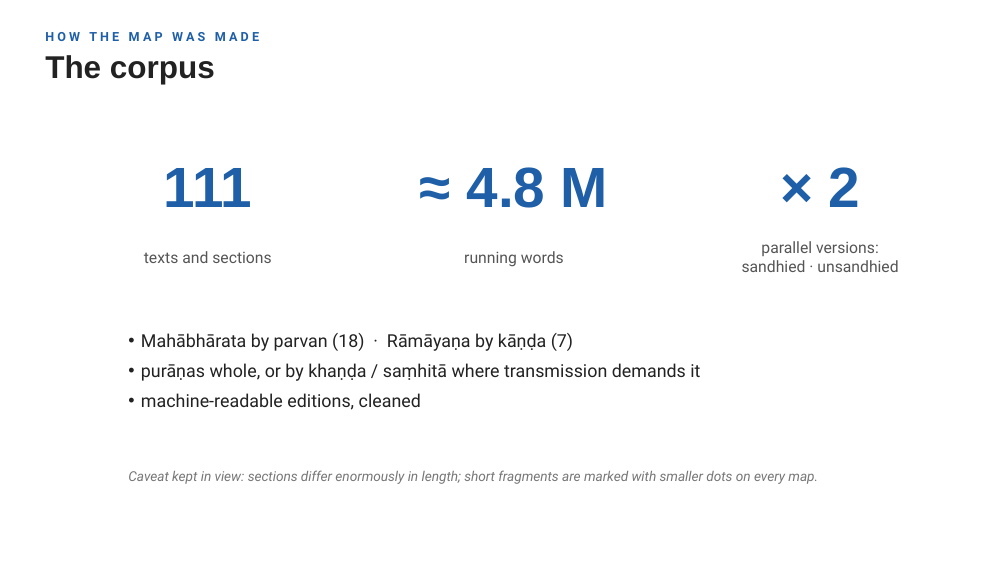
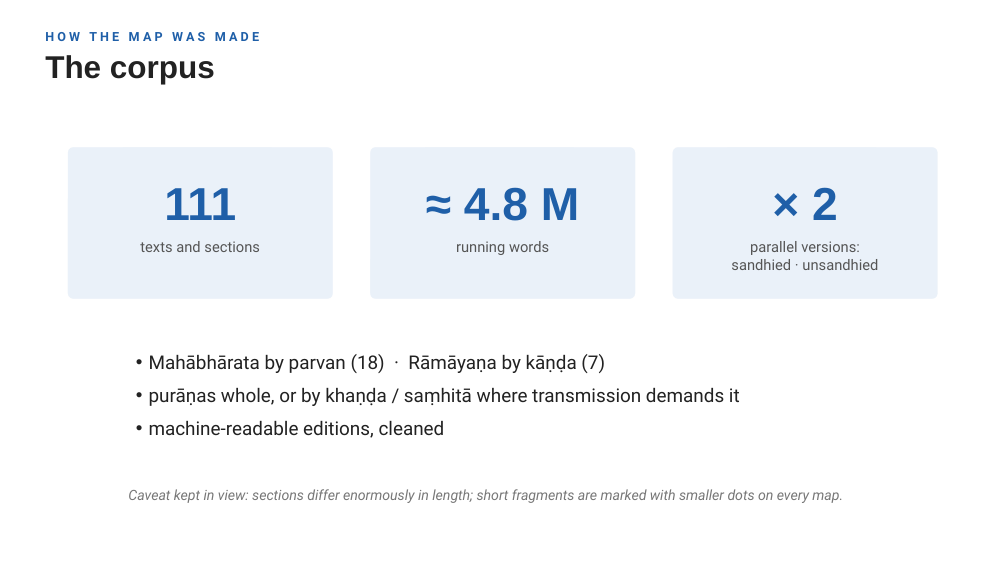
Before and after one commit to kengoharimoto/stylometry-experiments, a slide deck: slide 5 of materials/presentation_2026/chronology_stratification.pptx. Drawn at 1008x567 pixels with LibreOffice and Linux fonts; fonts in the diff are those of the drawing. Boxes give left, top, right and bottom in pixels: in the first picture for what was removed or moved away, otherwise in the second. Text is boxed around its words. In the diff, an @@ line names an element or a change of style, - is before the commit and + after.

```diff
--- a/materials/presentation_2026/chronology_stratification.pptx
+++ b/materials/presentation_2026/chronology_stratification.pptx
@@ rounded rectangle added at (x1=68, y1=147, x2=333, y2=299), fill #EAF1F9, outline #EAF1F9 0.25 pt @@
@@ rounded rectangle added at (x1=371, y1=147, x2=635, y2=299), fill #EAF1F9, outline #EAF1F9 0.25 pt @@
@@ rounded rectangle added at (x1=673, y1=147, x2=938, y2=299), fill #EAF1F9, outline #EAF1F9 0.25 pt @@
@@ text "111" moved from (x1=164, y1=168, x2=252, y2=207) to (x1=164, y1=188, x2=236, y2=220) @@
@@ text "≈ 4.8 M" moved from (x1=467, y1=167, x2=608, y2=208) to (x1=464, y1=187, x2=579, y2=221) @@
@@ size 54 to 44 pt in 3 elements at (x1=164, y1=188, x2=236, y2=220), (x1=464, y1=187, x2=579, y2=221), (x1=812, y1=187, x2=838, y2=220) @@
@@ text "× 2" moved from (x1=829, y1=167, x2=861, y2=207) to (x1=812, y1=187, x2=838, y2=220) @@
@@ text "texts and sections" moved from (x1=144, y1=251, x2=271, y2=263) to (x1=140, y1=241, x2=260, y2=252) @@
@@ text "running words" moved from (x1=464, y1=251, x2=564, y2=267) to (x1=456, y1=241, x2=549, y2=255) @@
@@ size 15 to 14 pt; vertical alignment middle to top in 3 elements at (x1=140, y1=241, x2=260, y2=252), (x1=456, y1=241, x2=549, y2=255), (x1=731, y1=241, x2=878, y2=270) @@
@@ text "parallel versions:" moved from (x1=742, y1=241, x2=898, y2=272) to (x1=731, y1=241, x2=878, y2=270) @@
@@ text "Mahābhārata by parvan (18) · ..." moved from (x1=141, y1=333, x2=700, y2=410) to (x1=149, y1=354, x2=740, y2=438) @@
@@ text "Mahābhārata by parvan (18) · ..." at (x1=149, y1=354, x2=740, y2=438): size 17 to 18 pt; more space between paragraphs @@
@@ text "Caveat kept in view: sections ..." moved from (x1=128, y1=470, x2=818, y2=484) to (x1=128, y1=489, x2=843, y2=503) @@
@@ text "Caveat kept in view: sections ..." at (x1=128, y1=489, x2=843, y2=503): size 13 to 13.5 pt @@
```
Also in this commit, not shown: 14 other slides changed, 1 other file.
